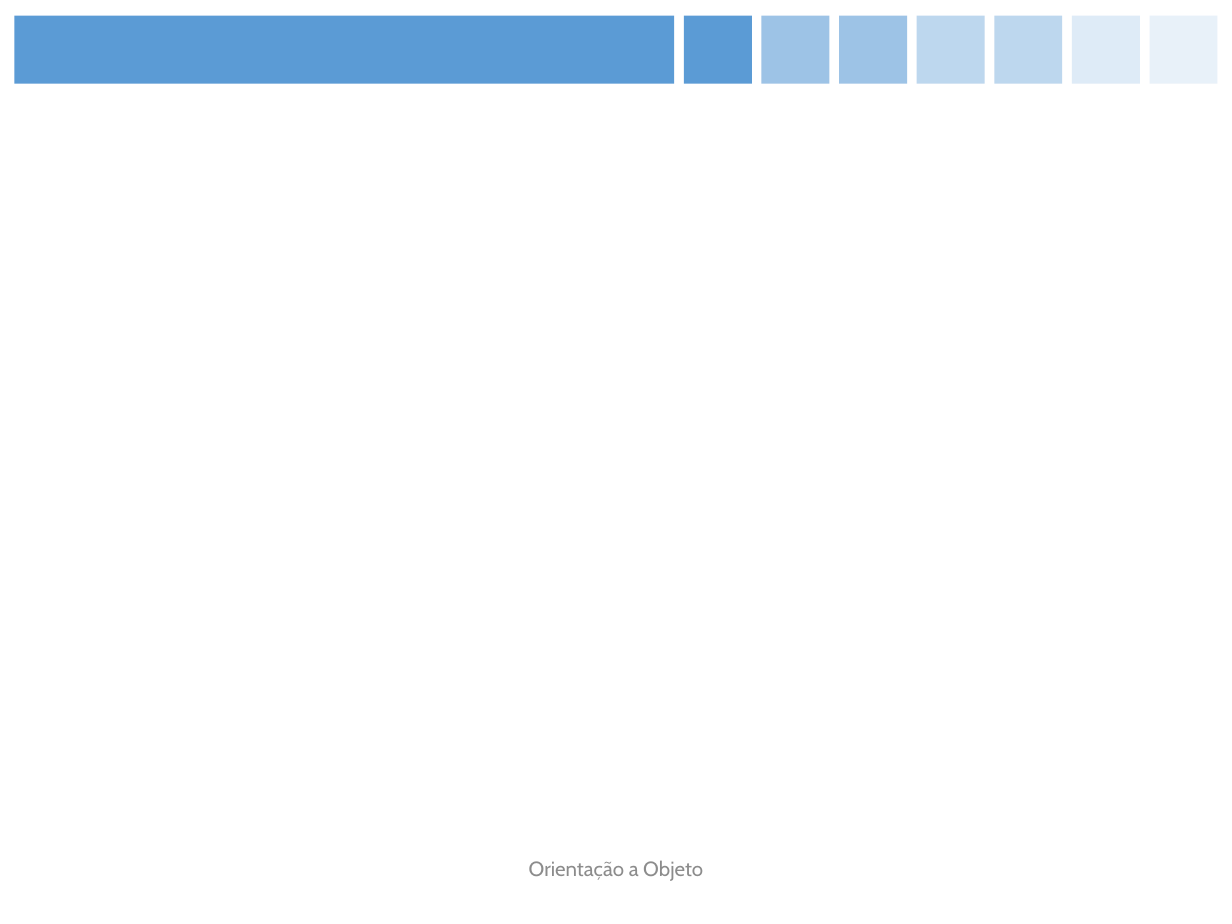
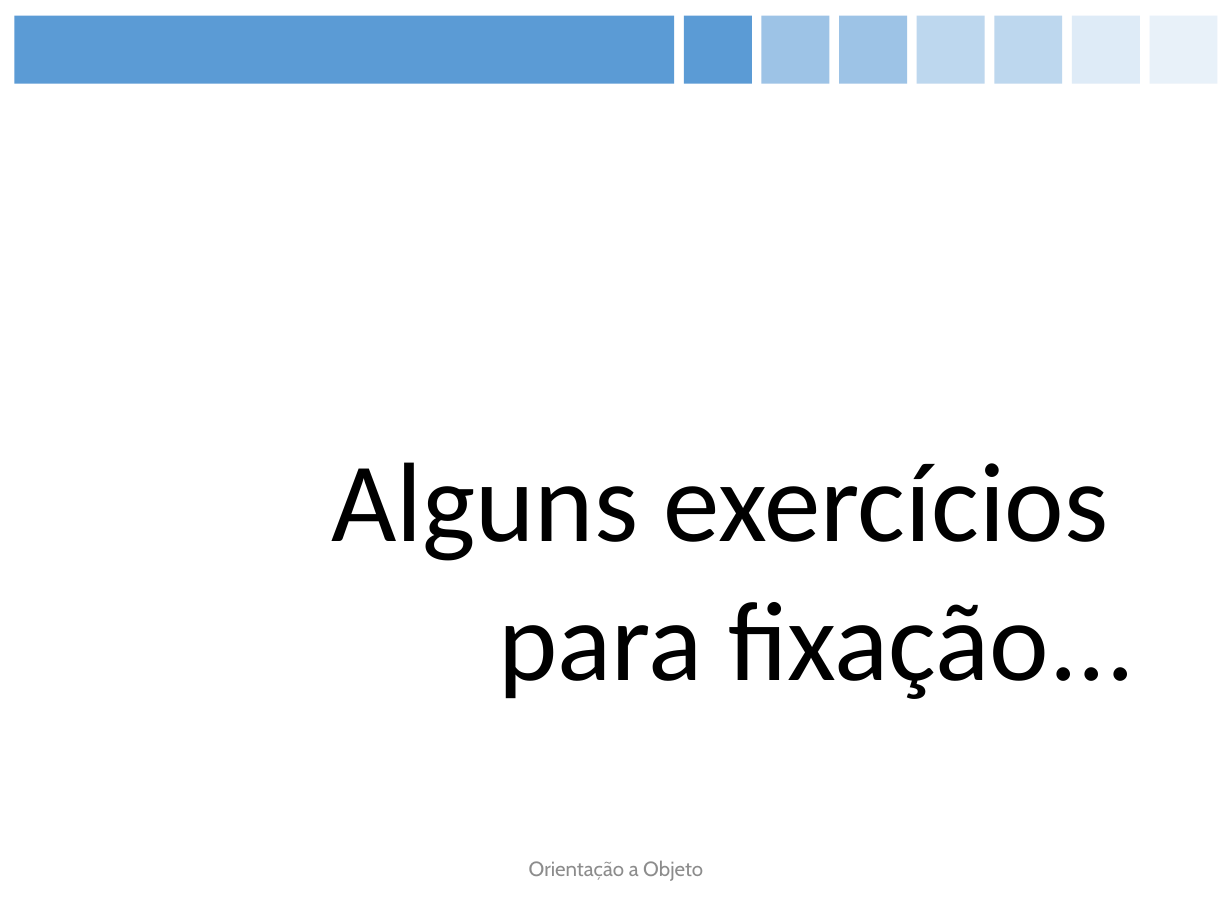
Before and after one commit to figueiredojrr/treinamentoJavaSeOcaAgosto, a slide deck: slide 51 of TreinamentoJavaSeOca/documentos/apresentação/OCA.pptx (slide 40 before the commit). Drawn at 1232x924 pixels with LibreOffice and Linux fonts; fonts in the diff are those of the drawing. Boxes give left, top, right and bottom in pixels: in the first picture for what was removed or moved away, otherwise in the second. Text is boxed around its words. In the diff, an @@ line names an element or a change of style, - is before the commit and + after.

```diff
--- a/TreinamentoJavaSeOca/documentos/apresentação/OCA.pptx
+++ b/TreinamentoJavaSeOca/documentos/apresentação/OCA.pptx
@@ text added at <box>331,462,1134,699</box>, 66 pt, text #000000 @@
+Alguns exercícios
+para fixação...
```
Also in this commit, not shown: 2 other slides changed, 7 slides added.
